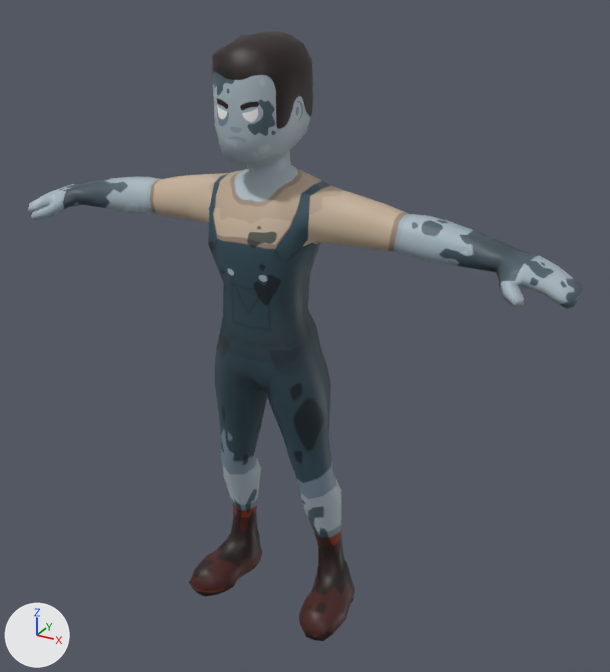
One commit to the glTF model aframe/characters/public/assets/farmerFemale.glb: the scene before it, then after it.
One viewpoint serves both versions: a 50 mm lens placed at (2.05, -3.41, 3.36), pointed at (0.12, 0.09, 1.61). The lights are fixed; the arrows at lower left show +X, +Y and +Z. Vertices at the same position are counted once.

In view in the first picture: 'characterLargeFemale'.
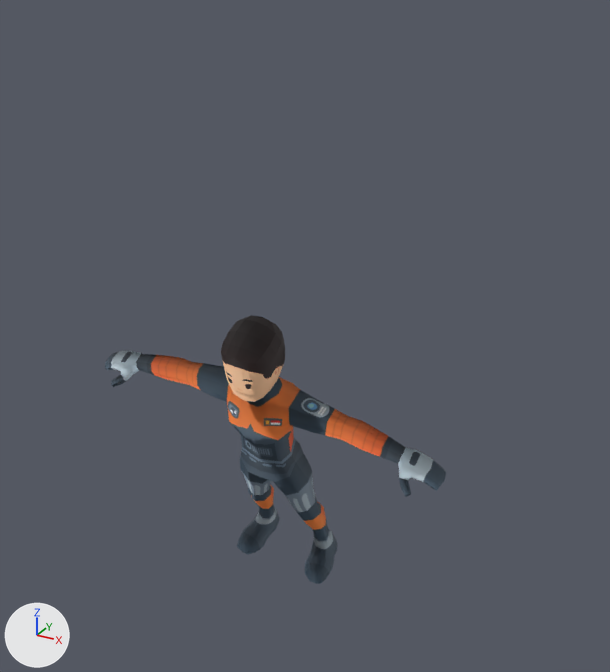
Where the newer file only moved an object's origin or applied its transform, the numbers keep the older frame.

Pixel boxes (x1, y1, x2, y2) of what changed, in the pictures (610 x 672 px):
'characterLargeFemale', surface changed, reshaped (38% narrower, 56% shorter): before (28, 31, 582, 641); after (105, 315, 446, 584)

The change, as a list of edits to the scene's bpy script:
```text
Add img_astrofemaleb:
    img_astrofemaleb = load_image('astroFemaleB', '_unpacked/astroFemaleB', 1024, 1024, 'sRGB')
Change mat_skin:
    where n0 = _N.new('ShaderNodeBsdfPrincipled'); n0.name = 'Principled BSDF'
    add n0.inputs[2].default_value = 0.69  # 'Roughness'
    where n4 = _N.new('ShaderNodeTexImage'); n4.name = 'Image Texture'
    n4.image: img_zombieb -> img_astrofemaleb
Change me_characterlargefemale:
    where me_characterlargefemale.from_pydata(...)  # 888 vertices, 1772 faces; spans x -1.48..1.49, y -0.33..0.21, z 0.01..3.09
    used by ob_characterlargefemale; location = (0.0, 0.0, 0.0)
    me_characterlargefemale part 1: the whole mesh is multiplied about its middle by the matrix ((0.646, 0.002, 0.082), (0.03, 0.601, -0.249), (-0.077, 0.251, 0.596)), then moved by (0.0, 0.01, -0.62)
```
